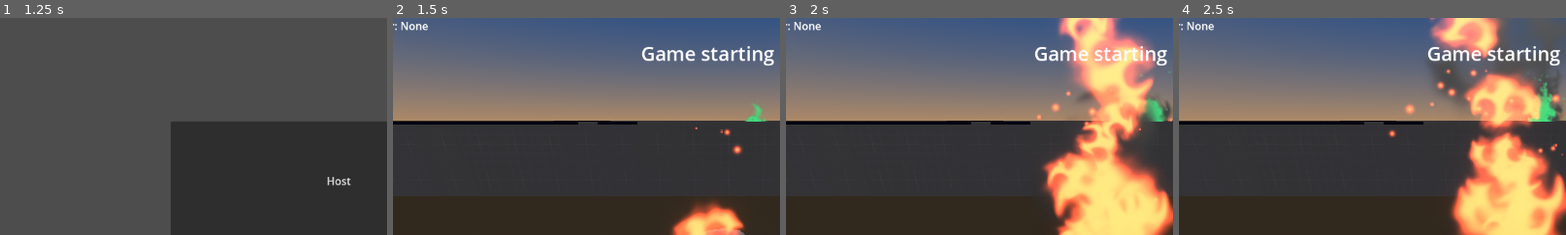
Above: before the commit, frames 1-4 (left to right).
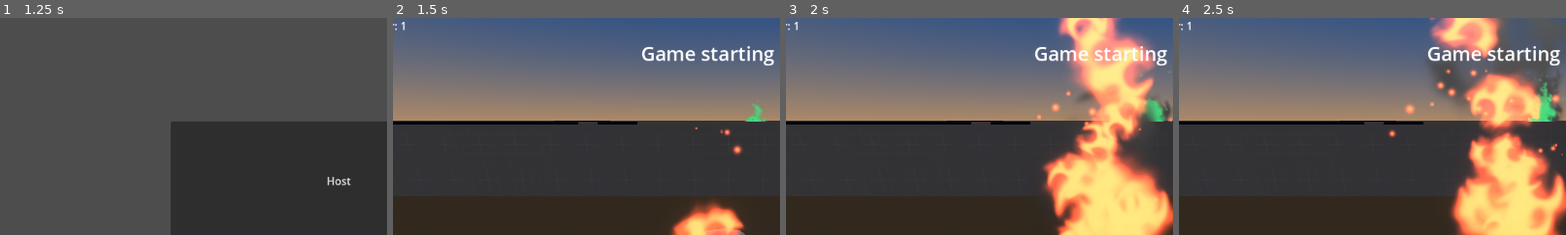
Above: after the commit, the same moments.

Repository: NoxLoveYa/Fire-Racer
Game: Godot game, scene res://Main.tscn
Same seed, same stepped clock (60 frames per second), same inputs: the game is played once before the commit and once after it.
Inputs:
- Up to frame 1 (1.25 s): tap Enter at 0.5 s; hold D (Turn Right) from 0.53 s (still down)
- Up to frame 2 (1.5 s): release D (Turn Right) at 1.25 s; click "Host" at 1.25 s
- Up to frame 3 (2 s): no input
- Up to frame 4 (2.5 s): hold S (Brake) from 2.03 s (still down)
The pictures show only the part of the screen within x 7-57%, y 0-50%; the shares and areas given below are measured in that part.

Frame 1 is identical in both runs. In frame 2, 0.2% of the frame differs, in the area x 2-10%, y 1-6%; in frame 3, 0.2%; in frame 4, 0.2%.

Commit message:
[ADDED] correct fire transition between players

Diff:
--- a/FireMode.gd
+++ b/FireMode.gd
@@ -53,7 +53,10 @@
 		return
 	if (not fire_player):
 		fire_player = $"1"
-	fire_instance.position = fire_player.position + Vector3(0, 1, 0)
+	if (fire_player.name != fire_player_name):
+		rpc("_change_fire_player")
+	if fire_player:
+		fire_instance.position = fire_player.position + Vector3(0, 1, 0)
 	if timer_hud.visible:
 		time_left = timer.time_left
 		rpc("update_time", state, time_left)
@@ -83,25 +86,17 @@
 		if points[key] == max_val:
 			return key
 
-func change_fire_car(body: Node3D):
-	if state != "game":
-		return
-	if body.is_in_group("players"):
-		if fire_player.get_node(NodePath("Area3D")).get_signal_connection_list("body_entered").size() > 0:
-			fire_player.get_node(NodePath("Area3D")).disconnect("body_entered", change_fire_car)
-		fire_player = body
-		fire_player_name = fire_player.name
-		print("collided", fire_player)
+@rpc("any_peer", "call_local")
+func _change_fire_player():
+	if (has_node(NodePath(fire_player_name))):
+		fire_player = get_node(NodePath(fire_player_name))
+
 @rpc("any_peer", "call_local")
 func _change_state():
 	if state == "freeze":
 		if multiplayer.is_server():
-			if fire_player:
-				if fire_player.get_node(NodePath("Area3D")).get_signal_connection_list("body_entered").size() > 0:
-					fire_player.get_node(NodePath("Area3D")).disconnect("body_entered", change_fire_car)
 			fire_player = players.pick_random()
 			fire_player_name = fire_player.name
-			fire_player.get_node(NodePath("Area3D")).connect("body_entered", change_fire_car)
 			timer.wait_time = immunity_time
 			timer.start()
 		state = "imun"
--- a/Player.gd
+++ b/Player.gd
@@ -62,3 +62,9 @@
 		velocity.y += gravity * delta
 	velocity += acceleration * delta
 	move_and_slide()
+
+
+func _on_area_3d_body_entered(body):
+	if not body.is_in_group("players"):
+		return
+	$"../".fire_player_name = name
--- a/Player.tscn
+++ b/Player.tscn
@@ -39,3 +39,5 @@
 [node name="CollisionShape3D" type="CollisionShape3D" parent="."]
 transform = Transform3D(1, 0, 0, 0, 1, 0, 0, 0, 1, 0.0126618, 0.202976, 0.07775)
 shape = SubResource("BoxShape3D_eq4ky")
+
+[connection signal="body_entered" from="Area3D" to="." method="_on_area_3d_body_entered"]
